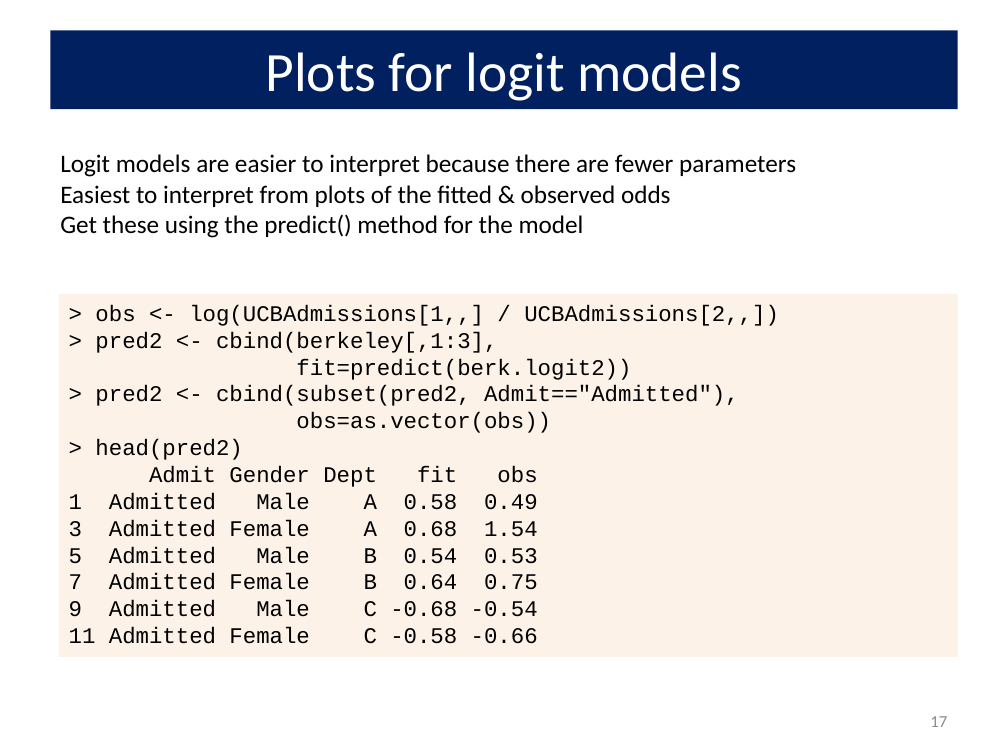
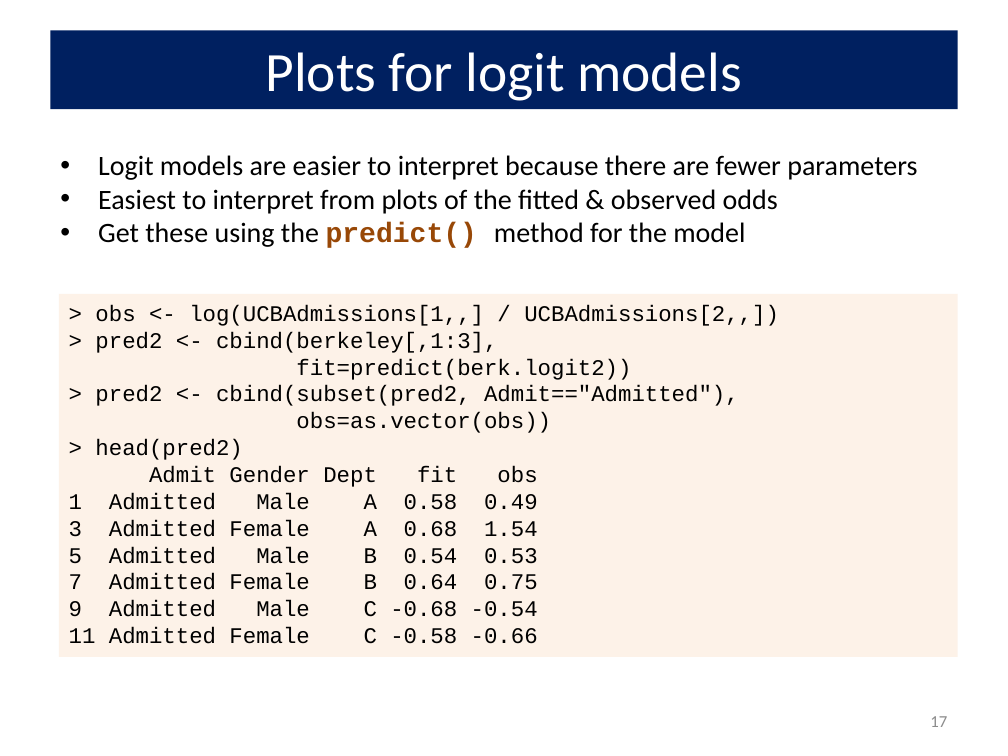
Before and after one commit to friendly/psy6136, a slide deck: slide 17 of lectures/08-Loglin2.pptx. Drawn at 1008x756 pixels with LibreOffice and Linux fonts; fonts in the diff are those of the drawing. Boxes give left, top, right and bottom in pixels: in the first picture for what was removed or moved away, otherwise in the second. Text is boxed around its words. In the diff, an @@ line names an element or a change of style, - is before the commit and + after.

```diff
--- a/lectures/08-Loglin2.pptx
+++ b/lectures/08-Loglin2.pptx
@@ text "Logit models are easier to ..." at box(98, 155, 917, 248): size 18 to 20 pt; font Calibri to Courier New, text colour #000000 to #984807, bold on in "predict()"; bullet none to • @@
```
Also in this commit, not shown: 14 other slides changed, 6 other files.
